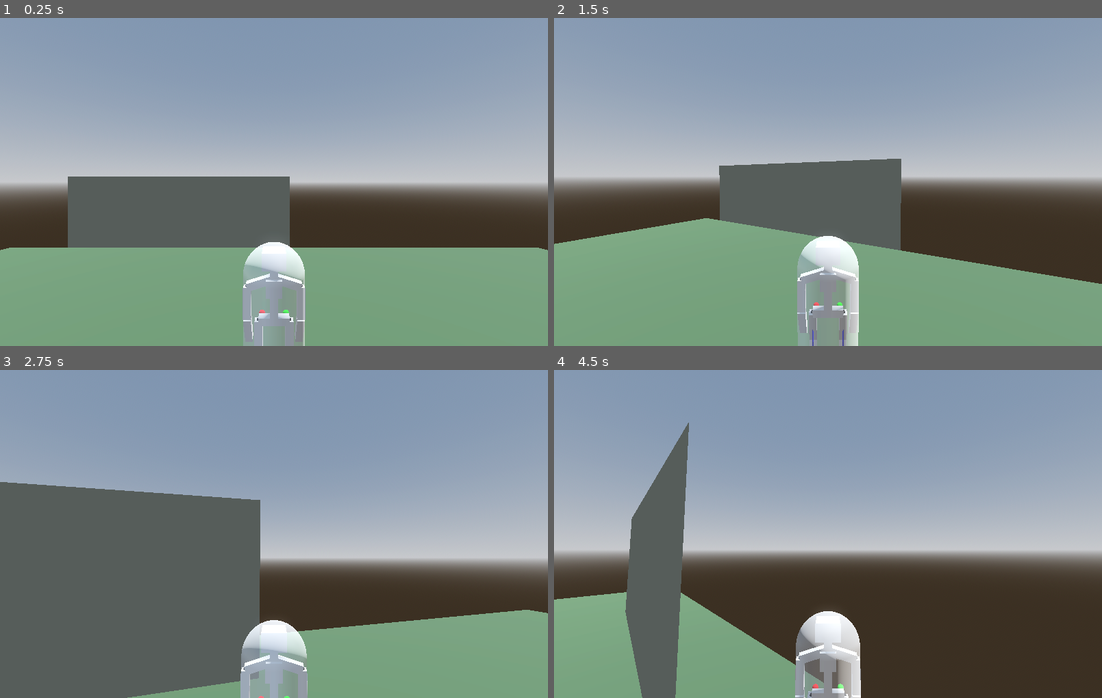
Above: before the commit, frames 1-4 (two rows, left to right).
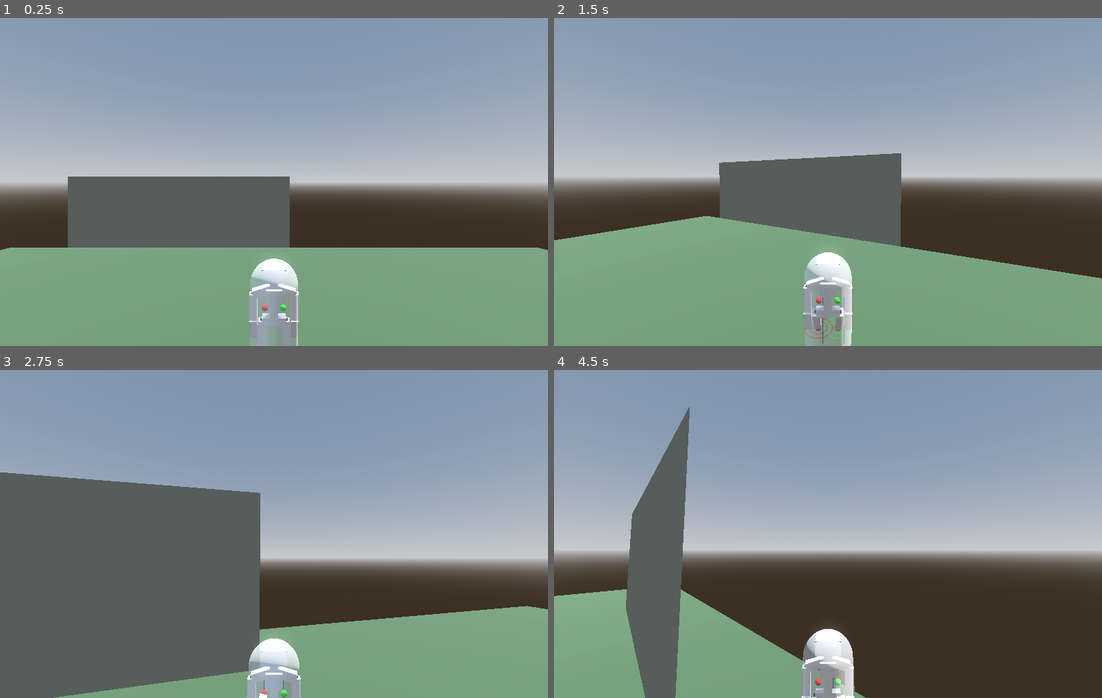
Above: after the commit, the same moments.

Repository: marcolatellafrias/character-parametric
Game: Godot game, scene res://Scenes/Demo.tscn
The game is run twice, just before and just after one commit, with the same random seed, the same clock (stepped at 60 frames per second) and the same inputs.
Inputs (mouse positions are in pixels of both pictures, inside the frame that each line leads up to):
- Up to frame 1 (0.25 s): no input
- Up to frame 2 (1.5 s): move the mouse to (855, 182) at 0.52 s; hold E 0.53-1.28 s; hold W (move_forward) from 0.53 s (still down); tap Space (jump) at 0.77 s; move the mouse to (800, 182) at 1.27 s; tap Q at 1.35 s
- Up to frame 3 (2.75 s): keep holding W (move_forward); tap Space (jump) at 1.52 s; move the mouse to (284, 527) at 2.02 s; hold E from 2.03 s (still down)
- Up to frame 4 (4.5 s): keep holding W (move_forward); move the mouse to (822, 540) at 2.77 s; release E at 2.78 s; tap Q at 2.85, 4.35 s; tap Space (jump) at 3.02, 3.77 s; move the mouse to (866, 537) at 3.52 s; hold E 3.53-4.28 s; move the mouse to (784, 530) at 4.27 s

The runs differ from the first frame. In frame 1, 1.9% of the frame differs, in the area x 44-56%, y 68-100%; in frame 2, 3.9%; in frame 3, 4.7%, in the area x 0-100%, y 31-100%; in frame 4, 3.0%.

Commit message:
Descripción del cambio (por ejemplo: agregar animación de salto)

Diff:
--- a/scripts/bone_instantiator.gd
+++ b/scripts/bone_instantiator.gd
@@ -1,7 +1,7 @@
 extends Node3D
 
 #ALTURA DEL PERSONAJE
-@export var feet_to_head_height := 1.8: #This excludes arms and horizontal bones,
+@export var feet_to_head_height := 1.4: #This excludes arms and horizontal bones,
 	set(value):
 		feet_to_head_height = value
 		initialize_skeleton()
@@ -37,13 +37,18 @@
 		initialize_skeleton()
 
 #PARAMETROS DE CAMINATA
-var step_radius_walk := 0.32
-var step_radius_turn := 0.2
-@export var distance_from_ground_factor := 0.1 #10% del tamaño de sus piernas desde el suelo
+var distance_from_ground_factor := 0.1  #tiene las piernas 10% flexionadas
 var distance_from_ground: float
-# Adjustable step settings
-const STEP_SPEED_MPS  := 6.0      # how fast the foot travels toward its new spot
-const STEP_HEIGHT     := 0.4     # how high the foot lifts during the step
+var step_radius_walk : float
+var step_radius_turn : float
+var step_speed_mps : float      # how fast the foot travels toward its new spot
+var step_height : float     # how high the foot lifts during the step
+var RAYCAST_AMOUNT := 6.0        # 0 = no se mueve, 1 = normal, >1 = amplifica
+var SPEED_FOR_MAX := 6.0          # velocidad a la que llega al offset máximo
+var AXIS_WEIGHTS := Vector2(1.0, 1.0)                    # x (lateral), z (adelante) para atenuar por eje
+# Opcional: curva de respuesta velocidad->offset (si querés una no lineal)
+var SPEED_CURVE: Curve                                   # X=0..1 (vel normalizada), Y=0..1 (ganancia)
+
 
 #IK variables
 @onready var ik_targets := $"../../ik_targets"
@@ -167,6 +172,12 @@
 			character_controller.add_child.call_deferred(DebugUtil.create_debug_capsule(radius,  height, y_offset))
 			print("added capsule debug")
 
+
+	step_radius_walk = leg_height * 0.32
+	step_radius_turn = leg_height * 0.2
+	step_speed_mps  = 3.0      # how fast the foot travels toward its new spot
+	step_height = leg_height * 0.4
+
 func initialize_skeleton() -> void:
 	for bone in get_children():
 		bone.queue_free()
@@ -219,12 +230,14 @@
 	add_child(right_leg_raycast)
 	left_leg_pole = IkUtil.create_pole(left_lower_leg, pole_distance, left_color,self)
 	right_leg_pole = IkUtil.create_pole(right_lower_leg, pole_distance, right_color,self)
-	add_child(left_leg_pole)
-	add_child(right_leg_pole)
+	#poles are added in function, because it needs access to global transforms
 	left_leg_next_target = IkUtil.create_next_target(-hip_width.y, left_color, raycast_leg_lenght)
 	right_leg_next_target = IkUtil.create_next_target(hip_width.y, right_color, raycast_leg_lenght)
 	add_child(left_leg_next_target)
 	add_child(right_leg_next_target)
+
+	_left_neutral_local  = left_leg_raycast.transform.origin
+	_right_neutral_local = right_leg_raycast.transform.origin
 
 	#Agrego cosas q se mueven con el mundo, en ik_targets
 	left_leg_current_target = IkUtil.create_ik_target(left_color, step_radius_walk, step_radius_turn)
@@ -232,20 +245,71 @@
 	ik_targets.add_child(left_leg_current_target)
 	ik_targets.add_child(right_leg_current_target)
 
+# --- Foot raycast offset tuning ---
+const RAYCAST_MAX_OFFSET := 0.35        # meters; "up to a point"
+const RAYCAST_ACCEL_GAIN := 0.06        # meters per (m/s^2)
+const RAYCAST_VEL_GAIN   := 0.02        # meters per (m/s)  -> keeps offset while moving
+const RAYCAST_SMOOTH     := 10.0        # 1/sec; higher = snappier
+var _raycast_offset: Vector2 = Vector2.ZERO     # smoothed current offset (x,z)
+
+var _left_neutral_local: Vector3
+var _right_neutral_local: Vector3
+
 func _physics_process(_delta: float) -> void:
 	var isRotating := false
 	var isTranslating := false
 	if character_controller:
 		previous_transform = character_controller.transform
+	_update_leg_raycast_offsets(character_controller,_delta)
+
 	left_leg_current_target = IkUtil.update_ik_raycast(
 		left_leg_raycast, left_leg_next_target, left_leg_current_target,
 		left_upper_leg, left_lower_leg, left_leg_pole,
-		right_leg_current_target,  # 👈 pass the opposite leg
-		step_radius_walk, STEP_HEIGHT, STEP_SPEED_MPS,
+		right_leg_current_target,  # la pierna opuesta
+		step_radius_walk, step_height, step_speed_mps,
 	)
 	right_leg_current_target = IkUtil.update_ik_raycast(
 		right_leg_raycast, right_leg_next_target, right_leg_current_target,
 		right_upper_leg, right_lower_leg, right_leg_pole,
-		left_leg_current_target,   # 👈 pass the opposite leg
-		step_radius_walk, STEP_HEIGHT, STEP_SPEED_MPS,
+		left_leg_current_target,   # la pierna opuesta
+		step_radius_walk, step_height, step_speed_mps,
 	)
+
+func _update_leg_raycast_offsets(character: CharacterBody3D, delta: float) -> void:
+	# Velocidad horizontal
+	var hvel := character.velocity
+	hvel.y = 0.0
+
+	# A espacio local del padre de raycasts
+	var ray_parent := left_leg_raycast.get_parent() as Node3D
+	var basis_owner := (ray_parent if ray_parent != null else self) as Node3D
+	var local_vel: Vector3 = basis_owner.global_transform.basis.inverse() * hvel
+
+	var v2 := Vector2(local_vel.x, local_vel.z)
+	var speed := v2.length()
+	var dir := (v2 / speed) if (speed > 0.0) else Vector2.ZERO
+
+	# Velocidad normalizada (0..1) y ganancia total
+	var n : float = clamp(speed / SPEED_FOR_MAX, 0.0, 1.0)
+	var curve_gain : = SPEED_CURVE.sample_baked(n) if (SPEED_CURVE != null) else n
+	var amount := RAYCAST_AMOUNT * curve_gain
+
+	# Offset objetivo limitado por el radio máximo
+	var target_off := dir * (amount * RAYCAST_MAX_OFFSET)
+	target_off = Vector2(target_off.x * AXIS_WEIGHTS.x, target_off.y * AXIS_WEIGHTS.y)
+
+	# Deadzone mínima
+	if target_off.length() < 0.002:
+		target_off = Vector2.ZERO
+
+	# Suavizado
+	var k : float = clamp(delta * RAYCAST_SMOOTH, 0.0, 1.0)
+	_raycast_offset = _raycast_offset.lerp(target_off, k)
+
+	# Volver al centro en el aire
+	if not character.is_on_floor():
+		_raycast_offset = _raycast_offset.lerp(Vector2.ZERO, k)
+
+	# Aplicar alrededor de las posiciones locales neutras
+	left_leg_raycast.transform.origin  = _left_neutral_local  + Vector3(_raycast_offset.x, 0.0, _raycast_offset.y)
+	right_leg_raycast.transform.origin = _right_neutral_local + Vector3(_raycast_offset.x, 0.0, _raycast_offset.y)
--- a/scripts/ik_util.gd
+++ b/scripts/ik_util.gd
@@ -60,44 +60,82 @@
 	var upper_dir = (knee_pos - root_pos).normalized()
 	var lower_dir = (target_pos - knee_pos).normalized()
 
-	# ---- Build world bases directly from REST -> POSE mapping ----
-	var upper_rest = Basis.from_euler(upper_bone.rest_rotation)
-	var lower_rest = Basis.from_euler(lower_bone.rest_rotation)
-
 	upper_bone.global_transform.basis = upper_bone.pose_from_rest_to(upper_dir, pole_on_plane)
 	lower_bone.global_transform.basis = upper_bone.pose_from_rest_to(lower_dir, pole_on_plane)
 
 
+# --- Guardas compartidas entre ambas piernas (por script/clase) ---
+static var _last_step_time: float = -1.0
+static var _last_step_frame: int = -1
+static var _last_step_leg_id: int = -1  # usamos instance_id() del current_target
 
-# --- IK update with "opposite leg is stepping" gate -------------
+# --- IK update con arbitraje por frame + alternancia -------------
 static func update_ik_raycast(
 	raycast: RayCast3D, next_target: Node3D, current_target: Node3D,
 	upper_leg: CustomBone, lower_leg: CustomBone, pole: Node3D,
 	opposite_target: Node3D, step_radius: float, step_height: float, step_speed: float,
+	# knobs nuevos (opcionales)
+	step_cooldown: float = 0.01,           # seg mínimos entre inicios de pasos
+	alternate: bool = true                 # alternar prioridad entre piernas
 ) -> Node3D:
 	raycast.force_raycast_update()
+
 	if raycast.is_colliding():
 		var collision_point: Vector3 = raycast.get_collision_point()
 		next_target.global_position = collision_point
 
-		var dist_traveled_xz := (
+		# Distancia al target en XZ (cuadrada)
+		var dist2 := (
 			Vector2(next_target.global_position.x, next_target.global_position.z) -
 			Vector2(current_target.global_position.x, current_target.global_position.z)
-		).length_squared() * 2
+		).length_squared()
 
-		if dist_traveled_xz > step_radius \
-		and not _is_stepping(opposite_target) \
-		and not _is_stepping(current_target):
+		var wants_step := dist2 > (step_radius * step_radius)
+
+		if wants_step and _can_start_step(current_target, opposite_target, step_cooldown, alternate):
 			var dist: float = current_target.global_position.distance_to(next_target.global_position)
 			var duration: float = clamp(dist / step_speed, 0.06, 0.25)
+
+			_register_step(current_target) # registra arbitraje (frame/tiempo/leg)
+
 			_tween_foot_to(current_target, current_target.global_position, collision_point, duration, step_height)
+
 	else:
-		# Snap only if we’re not mid-step
+		# Snap solo si no estamos en medio del paso
 		if not _is_stepping(current_target):
 			_tween_foot_to(current_target, current_target.global_position, next_target.global_position, 0.0, step_height)
 
 	solve_leg_ik(upper_leg, lower_leg, current_target.global_position, pole.global_position)
 	return current_target
+
+
+# --- Helpers de arbitraje ---
+static func _can_start_step(current_target: Node3D, opposite_target: Node3D, step_cooldown: float, alternate: bool) -> bool:
+	# Si cualquiera está pisando, no arranques otro
+	if _is_stepping(current_target) or _is_stepping(opposite_target):
+		return false
+
+	# Solo un inicio de paso por frame de física (evita doble disparo por orden de update)
+	var frame := Engine.get_physics_frames()
+	if frame == _last_step_frame:
+		return false
+
+	# Respetar cooldown mínimo global (ritmo más parejo)
+	var now := Time.get_ticks_msec() / 1000.0
+	if _last_step_time >= 0.0 and (now - _last_step_time) < step_cooldown:
+		return false
+
+	# Alternar prioridad: si la última pierna que inició fue esta misma, cedé el turno
+	if alternate and _last_step_leg_id == current_target.get_instance_id():
+		return false
+
+	return true
+
+
+static func _register_step(current_target: Node3D) -> void:
+	_last_step_time = Time.get_ticks_msec() / 1000.0
+	_last_step_frame = Engine.get_physics_frames()
+	_last_step_leg_id = current_target.get_instance_id()
 
 
 static func _tween_foot_to(node: Node3D, from_pos: Vector3, to_pos: Vector3, duration: float, step_height: float) -> void:
